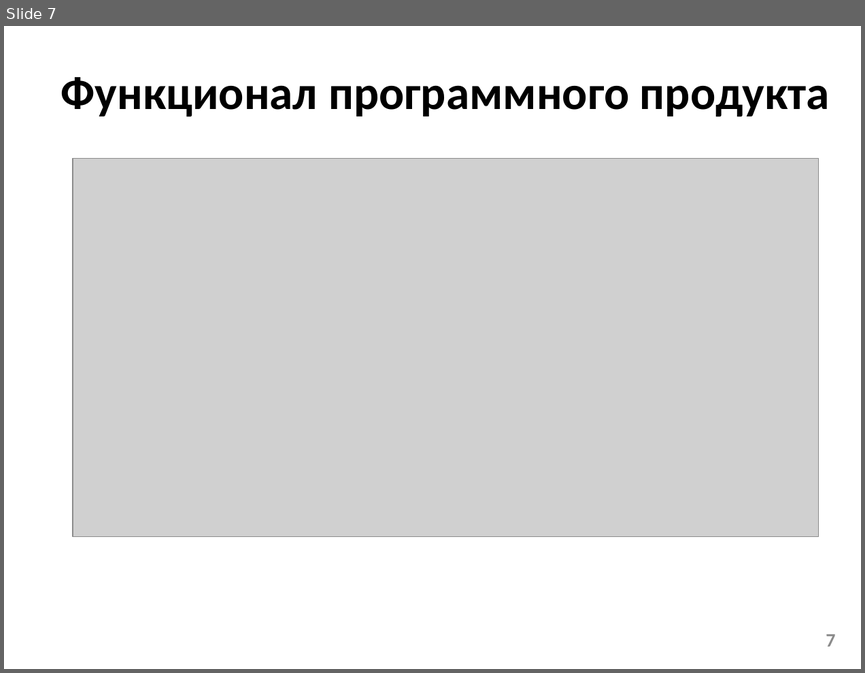
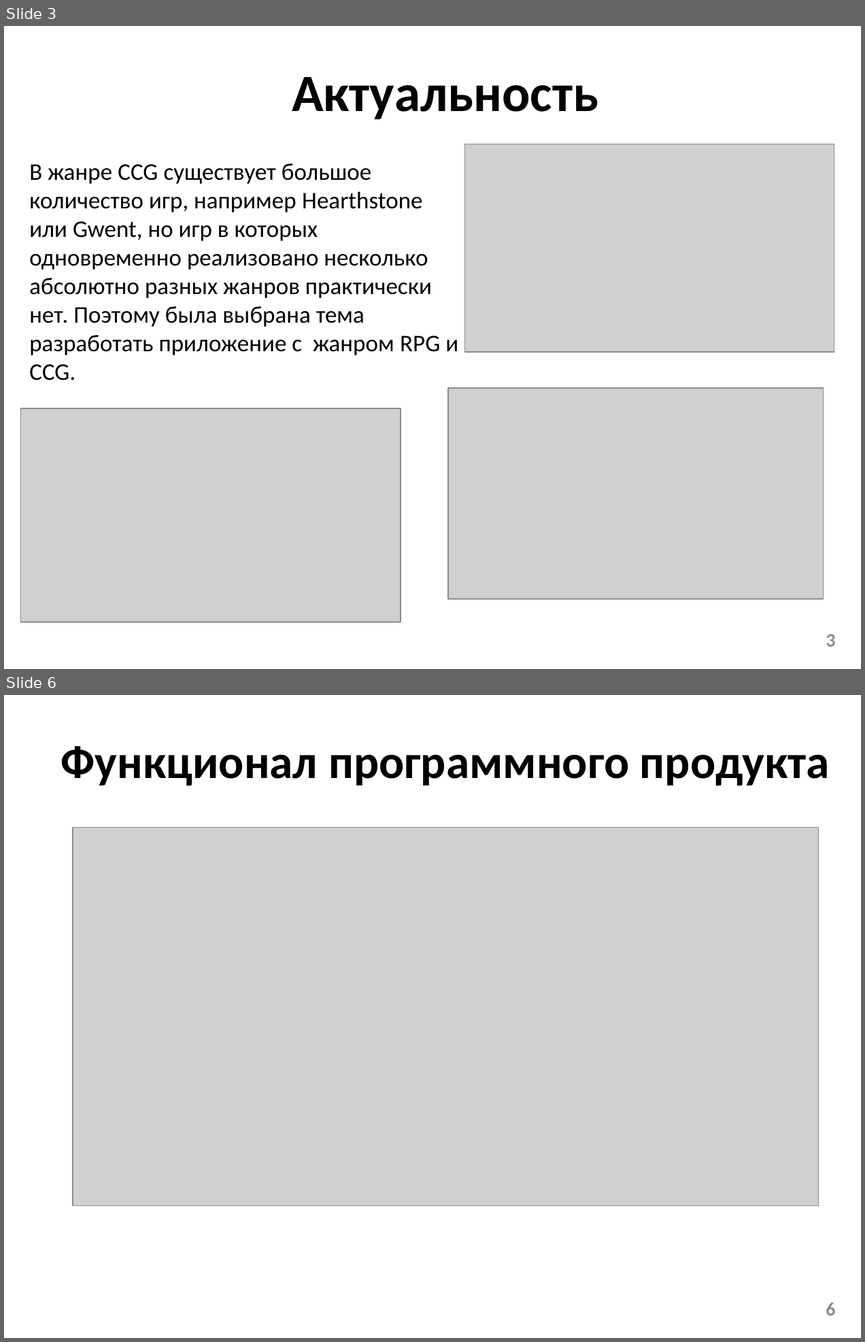
Before and after one commit to bananchill/Game-1, a slide deck: Презентация_КП_3703.pptx. Shown one above the other, each under a label of ours: slide 7 before the commit, slides 3 and 6 after it; the slides between them are not shown. The pictures are 865x673 and 865x1342 pixels, drawn with LibreOffice and Linux fonts; fonts in the diff are those of the drawing; grey boxes stand for pictures; background and template pictures are left out. Boxes give left, top, right and bottom in pixels: in the first picture for what was removed or moved away, otherwise in the second. Text is boxed around its words. In the diff, an @@ line names an element or a change of style, - is before the commit and + after.

```diff
--- a/Презентация_КП_3703.pptx
+++ b/Презентация_КП_3703.pptx
@@ slide 3 added at [4, 26, 861, 669], background #FFFFFF @@
@@ title added at [292, 77, 598, 119], 44 pt, text #000000, bold @@
+Актуальность
@@ picture added at [465, 144, 834, 352] @@
@@ text added at [29, 163, 458, 380], 20 pt, text #000000 @@
+В жанре CCG существует большое количество игр, например Hearthstone или Gwent, но игр в которых одновременно реализовано несколько абсолютно разных жанров практически нет. Поэтому была выбрана тема разработать приложение с жанром RPG и CCG.
@@ picture added at [448, 388, 823, 599] @@
@@ picture added at [21, 408, 400, 622] @@
@@ page number added at [825, 634, 835, 646], 16 pt, text #8C8C8C, bold @@
+3
@@ what was slide 7 is now slide 6 @@
@@ page number at [825, 1302, 835, 1315]: text changed @@
-7
+6
```
Also in this commit, not shown: 3 slides changed, 1 other slide added, 3 slides removed.
